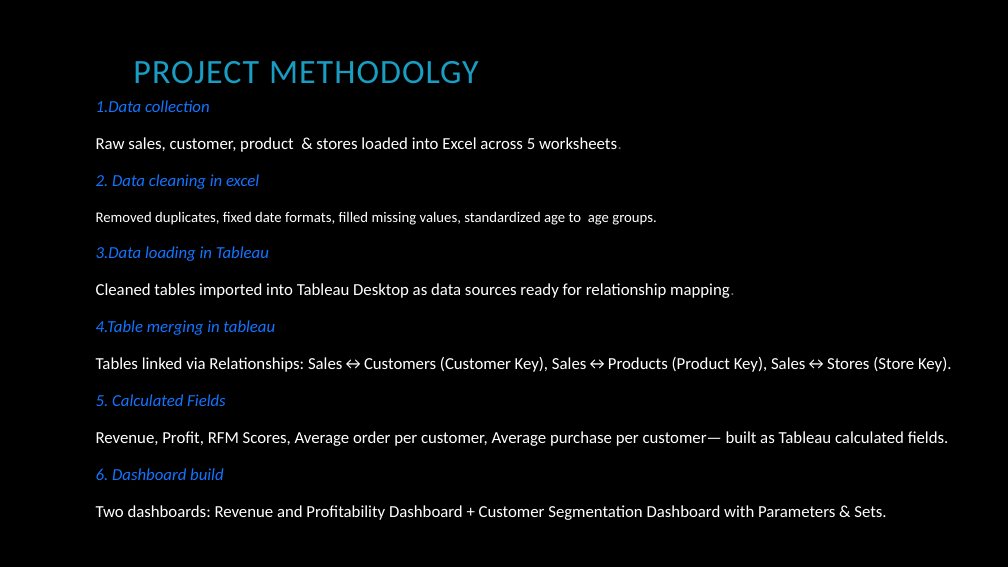
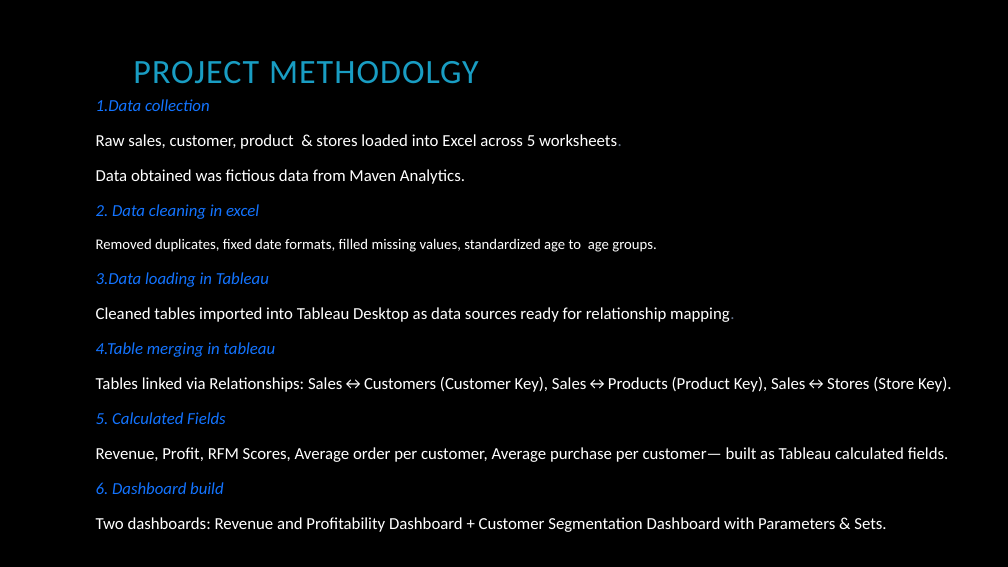
Before and after one commit to mutheumbuta/Electronic_retailstore_analysis, a slide deck: slide 3 of ELECTRONICS RETAIL STORE presentation.pptx (slide 2 before the commit). Drawn at 1008x567 pixels with LibreOffice and Linux fonts; fonts in the diff are those of the drawing; background and template pictures are left out. Boxes give left, top, right and bottom in pixels: in the first picture for what was removed or moved away, otherwise in the second. Text is boxed around its words. In the diff, an @@ line names an element or a change of style, - is before the commit and + after.

```diff
--- a/ELECTRONICS RETAIL STORE presentation.pptx
+++ b/ELECTRONICS RETAIL STORE presentation.pptx
@@ text at bbox=[96, 99, 952, 532]: line spacing 0.9 to 0.8 @@
@@ text at bbox=[96, 169, 465, 184]: paragraph added @@
+Data obtained was fictious data from Maven Analytics.
```
Also in this commit, not shown: 3 other slides changed, 7 slides added.
